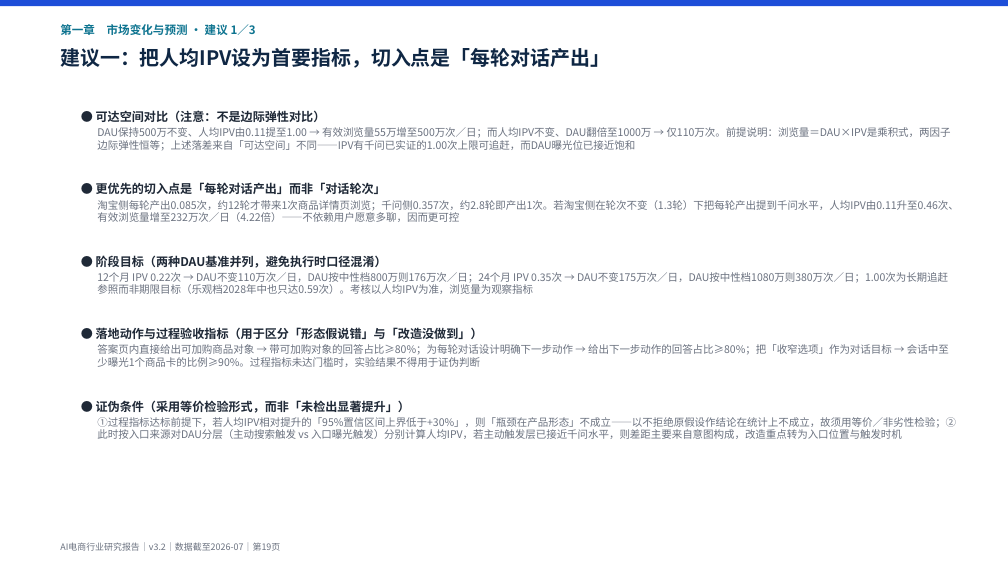
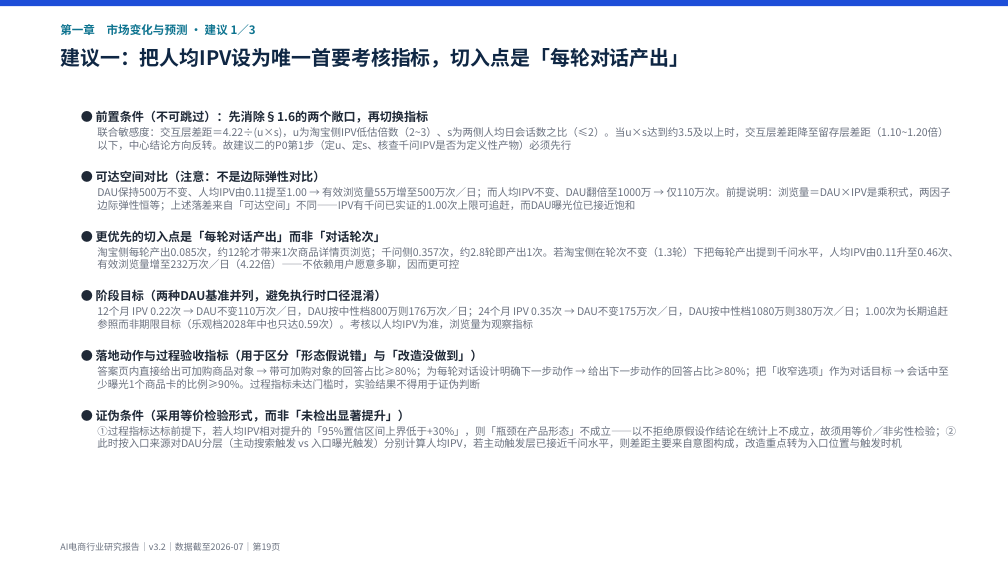
Before and after one commit to breeze2623-create/Aicommerce, a slide deck: slide 19 of report/AI电商行业研究报告.pptx. Drawn at 1008x567 pixels with LibreOffice and Linux fonts; fonts in the diff are those of the drawing. Boxes give left, top, right and bottom in pixels: in the first picture for what was removed or moved away, otherwise in the second. Text is boxed around its words. In the diff, an @@ line names an element or a change of style, - is before the commit and + after.

```diff
--- a/report/AI电商行业研究报告.pptx
+++ b/report/AI电商行业研究报告.pptx
@@ text at [60, 48, 689, 68]: text changed @@
-建议一：把人均IPV设为首要指标，切入点是「每轮对话产出」
+建议一：把人均IPV设为唯一首要考核指标，切入点是「每轮对话产出」
@@ text at [96, 110, 948, 150]: paragraphs added @@
+● 前置条件（不可跳过）：先消除§1.6的两个敞口，再切换指标
+联合敏感度：交互层差距＝4.22÷(u×s)，u为淘宝侧IPV低估倍数（2~3）、s为两侧人均日会话数之比（≤2）。当u×s达到约3.5及以上时，交互层差距降至留存层差距（1.10~1.20倍）以下，中心结论方向反转。故建议二的P0第1步（定u、定s、核查千问IPV是否为定义性产物）必须先行
@@ text at [97, 187, 959, 448]: less space between paragraphs @@
```
Also in this commit, not shown: 9 other slides changed, 15 other files.
